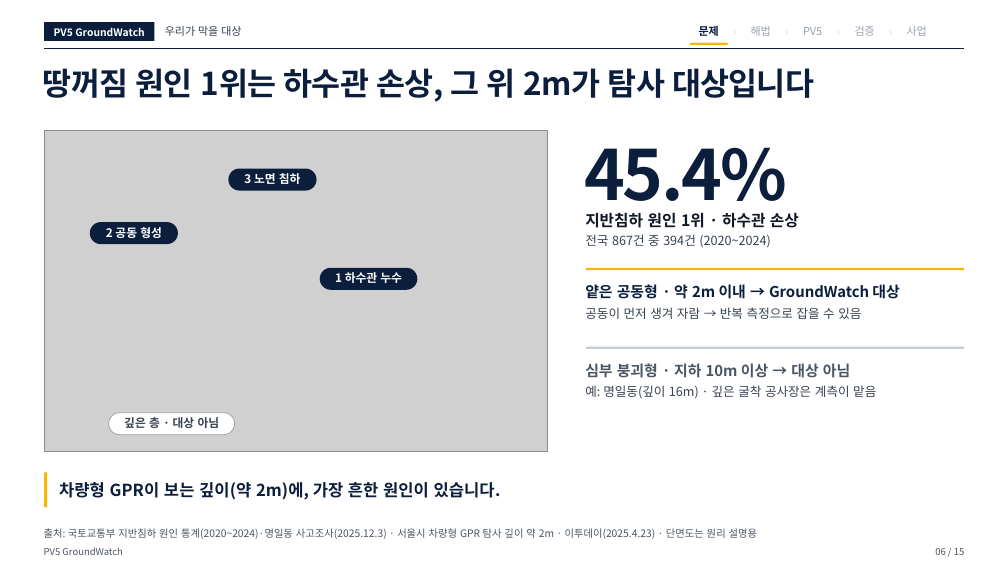
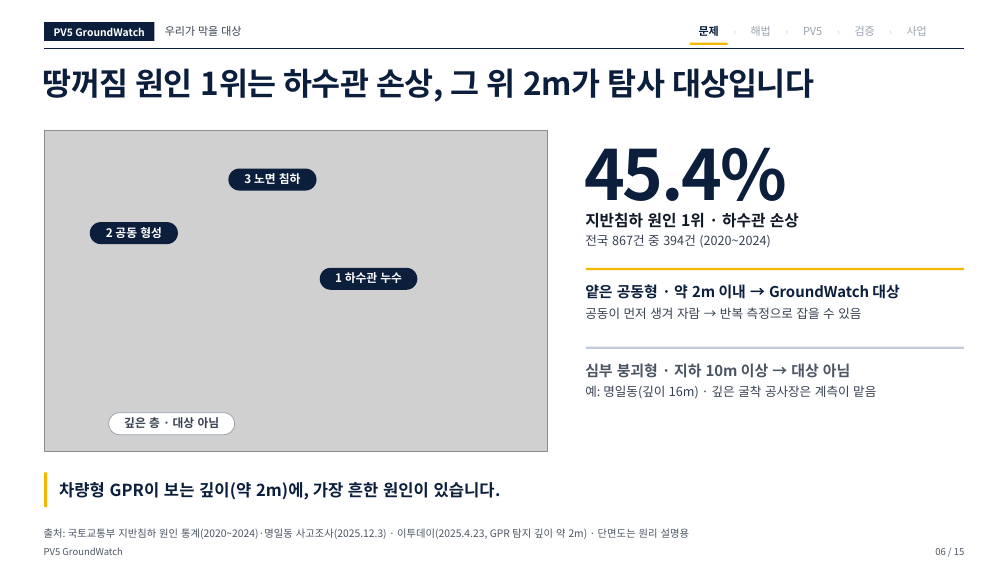
Before and after one commit to woojin-choe/pv5-hose-lab, a slide deck: slide 6 of ppt_all/PV5_GroundWatch_10_24.pptx. Drawn at 1008x567 pixels with LibreOffice and Linux fonts; fonts in the diff are those of the drawing; grey boxes stand for pictures. Boxes give left, top, right and bottom in pixels: in the first picture for what was removed or moved away, otherwise in the second. Text is boxed around its words. In the diff, an @@ line names an element or a change of style, - is before the commit and + after.

```diff
--- a/ppt_all/PV5_GroundWatch_10_24.pptx
+++ b/ppt_all/PV5_GroundWatch_10_24.pptx
@@ text at bbox=[44, 528, 689, 539]: text changed @@
-출처: 국토교통부 지반침하 원인 통계(2020~2024)·명일동 사고조사(2025.12.3) · 서울시 차량형 GPR 탐사 깊이 약 2m · 이투데이(2025.4.23) · 단면도는 원리 설명용
+출처: 국토교통부 지반침하 원인 통계(2020~2024)·명일동 사고조사(2025.12.3) · 이투데이(2025.4.23, GPR 탐지 깊이 약 2m) · 단면도는 원리 설명용
```
Also in this commit, not shown: 9 other slides changed, 14 other files.
